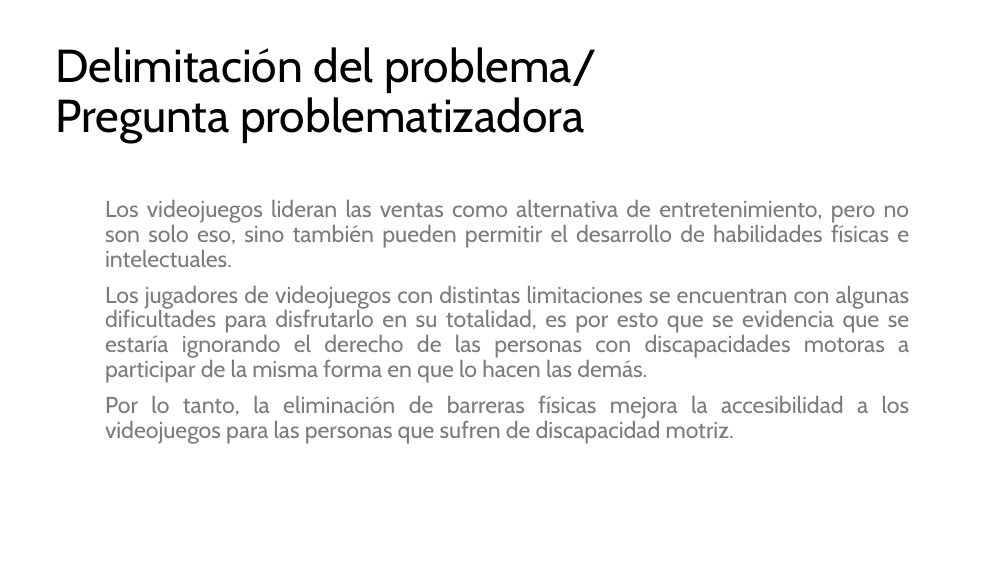
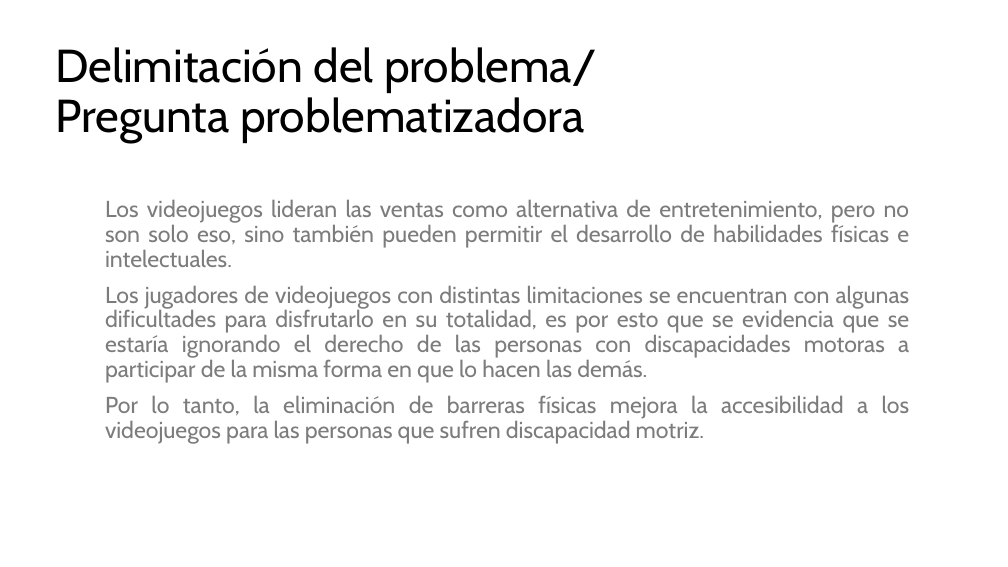
Before and after one commit to AndresRincon94/JanFox_V2, a slide deck: slide 2 of Documentacion/Proyecto/Presentacion JANFOX 24 Mayo 2021.pptx. Drawn at 1008x567 pixels with LibreOffice and Linux fonts; fonts in the diff are those of the drawing; background and template pictures are left out. Boxes give left, top, right and bottom in pixels: in the first picture for what was removed or moved away, otherwise in the second. Text is boxed around its words. In the diff, an @@ line names an element or a change of style, - is before the commit and + after.

```diff
--- a/Documentacion/Proyecto/Presentacion JANFOX 24 Mayo 2021.pptx
+++ b/Documentacion/Proyecto/Presentacion JANFOX 24 Mayo 2021.pptx
@@ text at <box>105,395,910,444</box>: text changed @@
-Por lo tanto, la eliminación de barreras físicas mejora la accesibilidad a los videojuegos para las personas que sufren de discapacidad motriz.
+Por lo tanto, la eliminación de barreras físicas mejora la accesibilidad a los videojuegos para las personas que sufren discapacidad motriz.
```
Also in this commit, not shown: 1 other file.
